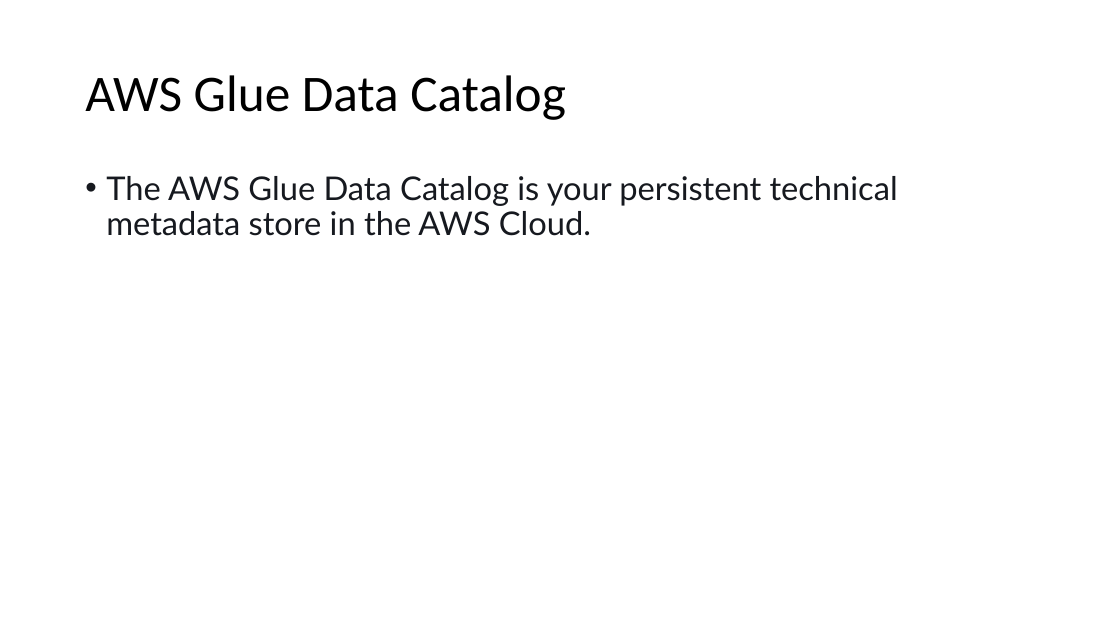
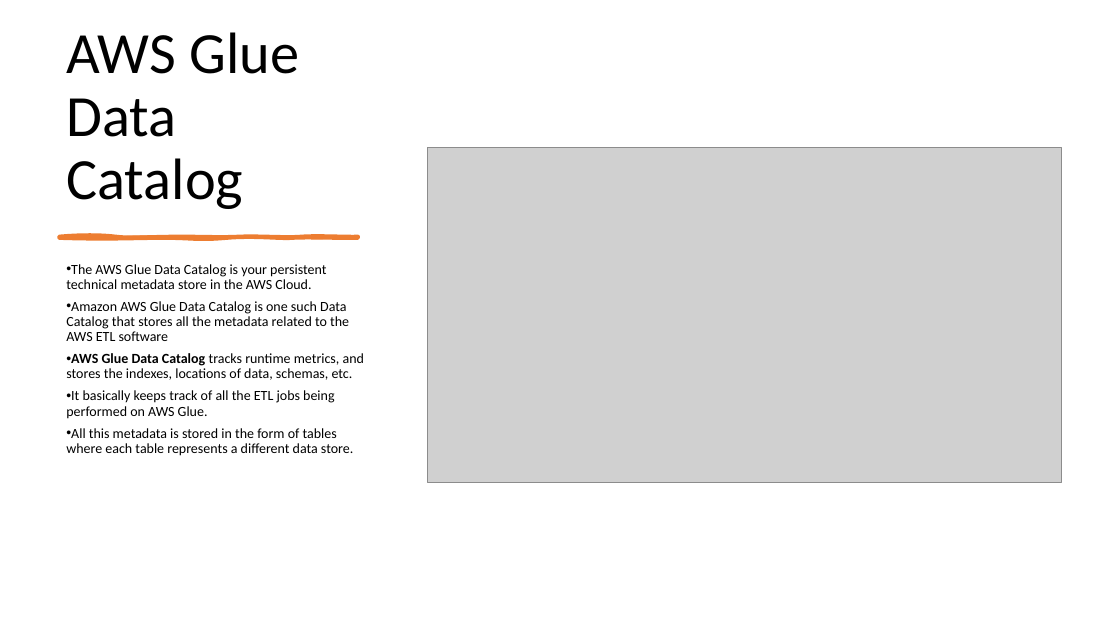
Before and after one commit to IlyaChakun/aws-iba-courses, a slide deck: slide 5 of lecture-materials/Analytics/aws_glue/data.pptx (slide 7 before the commit). Drawn at 1120x630 pixels with LibreOffice and Linux fonts; fonts in the diff are those of the drawing; grey boxes stand for pictures. Boxes give left, top, right and bottom in pixels: in the first picture for what was removed or moved away, otherwise in the second. Text is boxed around its words. In the diff, an @@ line names an element or a change of style, - is before the commit and + after.

```diff
--- a/lecture-materials/Analytics/aws_glue/data.pptx
+++ b/lecture-materials/Analytics/aws_glue/data.pptx
@@ title "AWS Glue Data Catalog": place and size @@
-title "AWS Glue Data Catalog" at box(85, 75, 566, 120)
+title "AWS Glue Data Catalog" at box(66, 32, 300, 209)
@@ title "AWS Glue Data Catalog" at box(66, 32, 300, 209): size 44 to 50 pt; vertical alignment middle to bottom @@
@@ picture added at box(428, 148, 1062, 482) @@
@@ text removed at box(106, 176, 898, 236) @@
-• The AWS Glue Data Catalog is your persistent technical metadata store in the AWS Cloud.
@@ freeform shape added at box(59, 236, 358, 238), fill #ED7D31, outline #ED7D31 3 pt @@
@@ text added at box(66, 264, 364, 456), 12 pt, text #000000 @@
+• The AWS Glue Data Catalog is your persistent technical metadata store in the AWS Cloud.
+• Amazon AWS Glue Data Catalog is one such Data Catalog that stores all the metadata related to the AWS ETL software
+• AWS Glue Data Catalog tracks runtime metrics, and stores the indexes, locations of data, schemas, etc.
+• It basically keeps track of all the ETL jobs being performed on AWS Glue.
+• All this metadata is stored in the form of tables where each table represents a different data store.
```
Also in this commit, not shown: 7 other slides changed, 2 slides added, 2 slides removed, 10 other files.
